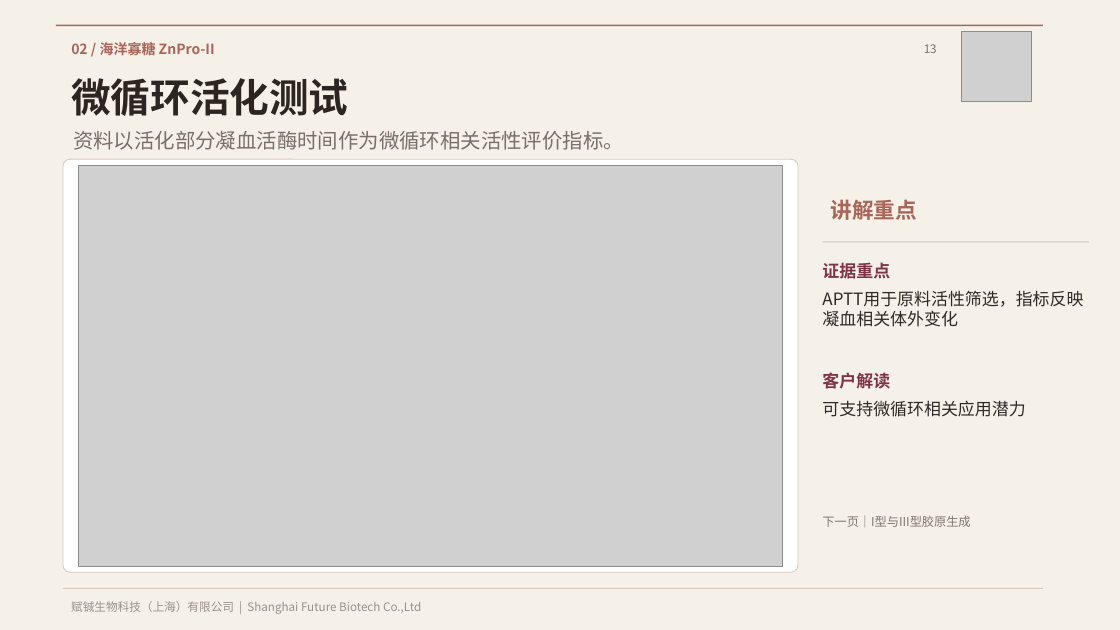
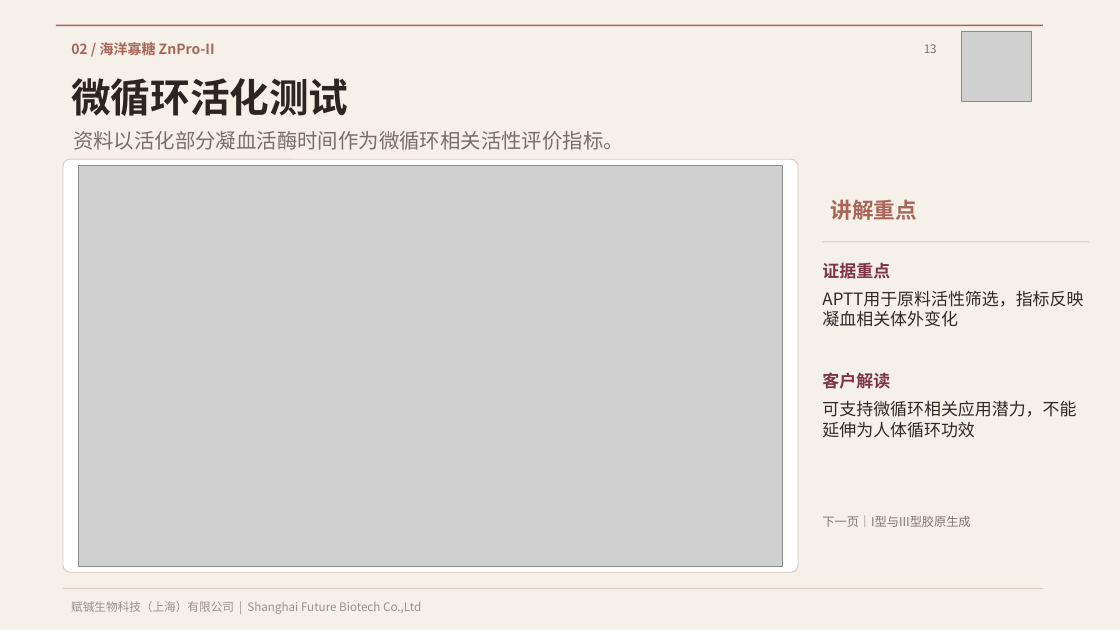
Before and after one commit to futurebio/futurebio.github.io, a slide deck: slide 13 of downloads/anti-aging-ingredient-portfolio-latest.pptx. Drawn at 1120x630 pixels with LibreOffice and Linux fonts; fonts in the diff are those of the drawing; grey boxes stand for pictures. Boxes give left, top, right and bottom in pixels: in the first picture for what was removed or moved away, otherwise in the second. Text is boxed around its words. In the diff, an @@ line names an element or a change of style, - is before the commit and + after.

```diff
--- a/downloads/anti-aging-ingredient-portfolio-latest.pptx
+++ b/downloads/anti-aging-ingredient-portfolio-latest.pptx
@@ text at bbox=[822, 400, 1076, 438]: text changed @@
-可支持微循环相关应用潜力
+可支持微循环相关应用潜力，不能延伸为人体循环功效
```
Also in this commit, not shown: 11 other slides changed, 4 slides added, 3 other files.
